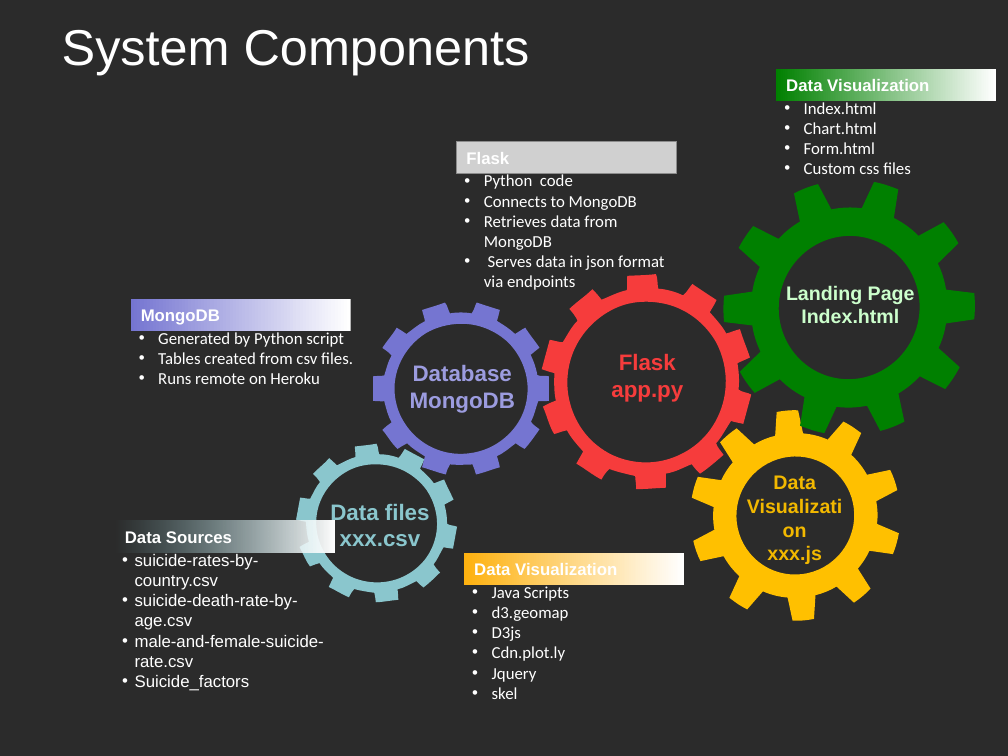
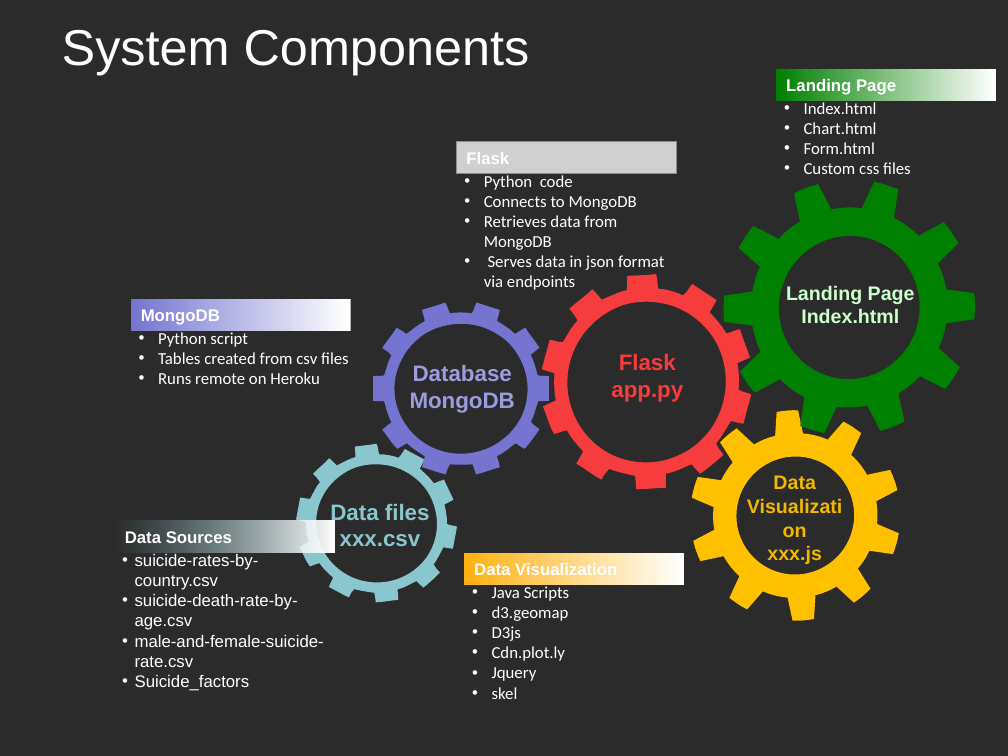
Before and after one commit to salizadeh10/Suicide-Perspectives, a slide deck: slide 4 of Project Overview - 121018.ppt. Drawn at 1008x756 pixels with LibreOffice and Linux fonts; fonts in the diff are those of the drawing; grey boxes stand for pictures; background and template pictures are left out; a plain dark background stands for a picture behind light text. Boxes give left, top, right and bottom in pixels: in the first picture for what was removed or moved away, otherwise in the second. Text is boxed around its words. In the diff, an @@ line names an element or a change of style, - is before the commit and + after.

```diff
--- a/Project Overview - 121018.ppt
+++ b/Project Overview - 121018.ppt
@@ text in rectangle at [786,77,896,95]: text changed @@
-Data Visualization
+Landing Page
@@ freeform shape at [694,149,1004,466]: outline redrawn @@
@@ text at [158,330,349,364]: text changed @@
-• Generated by Python script
-• Tables created from csv files.
+• Python script
+• Tables created from csv files
```
Also in this commit, not shown: 2 other slides changed.
